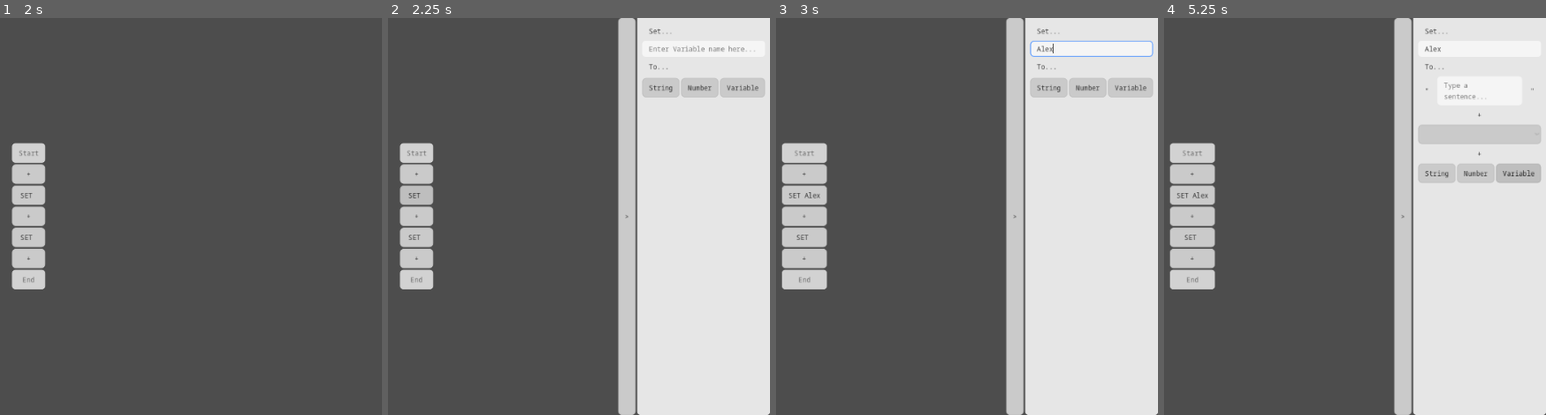
Above: before the commit, frames 1-4 (left to right).
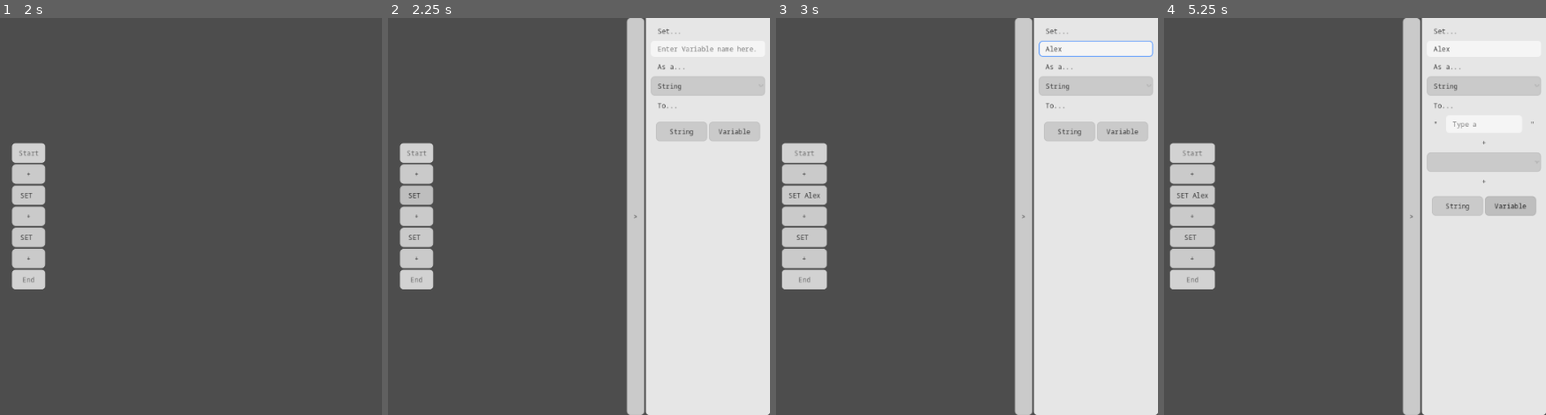
Above: after the commit, the same moments.

Repository: nstryder/raptor_zwei
Game: Godot game, scene res://src/main.tscn
The game is run twice, just before and just after one commit, with the same random seed, the same clock (stepped at 60 frames per second) and the same inputs.
Inputs (mouse positions are in pixels of both pictures, inside the frame that each line leads up to):
- Up to frame 1 (2 s): click "+" at 0.5 s; click "+" at 1.25 s
- Up to frame 2 (2.25 s): click "SET" at 2 s
- Up to frame 3 (3 s): click (1093, 49) at 2.77 s; type "Alex" at 2.85 s
- Up to frame 4 (5.25 s): click "String" at 3.5 s; click (1477, 133) at 4.25 s, where only the run before the commit has a clickable "Number"; click "Variable" at 5 s

Frame 1 is identical in both runs. In frame 2, 7.3% of the frame differs, in the area x 60-99%, y 0-100%; in frame 3, 7.3%; in frame 4, 11%.

Commit message:
Allow declaring variable type

Diff:
--- a/src/controls/panels/assignment_panel.gd
+++ b/src/controls/panels/assignment_panel.gd
@@ -6,6 +6,7 @@
 
 @onready var _variable_name: LineEdit = $VariableName
 @onready var _value_box: VBoxContainer = %ValueBox
+@onready var _type_lines: TabContainer = %TypeLines
 
 # TODO: Handle NumberValues
 func bind_symbol(selected_symbol: Main.Symbol) -> void:
@@ -61,3 +62,12 @@
 	var old_caret_column := _variable_name.caret_column
 	_variable_name.text = assignment_symbol.variable.name
 	_variable_name.caret_column = old_caret_column - (_new_text.length() - assignment_symbol.variable.name.length())
+
+
+func _on_option_button_item_selected(idx: int) -> void:
+	var assignment_symbol := symbol as Main.AssignmentSymbol
+	assignment_symbol.variable.type = idx as Main.Variable.Type
+	_type_lines.current_tab = idx
+	assignment_symbol.variable.values.clear()
+	for child in _value_box.get_children():
+		child.queue_free()
--- a/src/controls/panels/assignment_panel.tscn
+++ b/src/controls/panels/assignment_panel.tscn
@@ -17,32 +17,65 @@
 
 [node name="Label2" type="Label" parent="." index="2" unique_id=2033610111]
 layout_mode = 2
+text = "As a..."
+
+[node name="OptionButton" type="OptionButton" parent="." index="3" unique_id=1978900017]
+layout_mode = 2
+selected = 0
+item_count = 2
+popup/item_0/text = "String"
+popup/item_0/id = 0
+popup/item_1/text = "Number"
+popup/item_1/id = 1
+
+[node name="Label3" type="Label" parent="." index="4" unique_id=705934069]
+layout_mode = 2
 text = "To..."
 
-[node name="ValueBox" type="VBoxContainer" parent="." index="3" unique_id=140057557]
+[node name="ValueBox" type="VBoxContainer" parent="." index="5" unique_id=140057557]
 unique_name_in_owner = true
 layout_mode = 2
 
-[node name="ValueLine" type="HBoxContainer" parent="." index="4" unique_id=1731897755]
+[node name="TypeLines" type="TabContainer" parent="." index="6" unique_id=988675627]
+unique_name_in_owner = true
 layout_mode = 2
+current_tab = 0
+tabs_visible = false
+tab_focus_mode = 0
 
-[node name="ButtonString" type="Button" parent="ValueLine" index="0" unique_id=1428997738]
+[node name="StringLine" type="HBoxContainer" parent="TypeLines" index="1" unique_id=1731897755]
+layout_mode = 2
+metadata/_tab_index = 0
+
+[node name="ButtonString" type="Button" parent="TypeLines/StringLine" index="0" unique_id=1428997738]
 layout_mode = 2
 size_flags_horizontal = 3
 text = "String"
 
-[node name="ButtonNumber" type="Button" parent="ValueLine" index="1" unique_id=1876202396]
+[node name="ButtonVariable" type="Button" parent="TypeLines/StringLine" index="1" unique_id=1376628667]
+layout_mode = 2
+size_flags_horizontal = 3
+text = "Variable"
+
+[node name="NumberLine" type="HBoxContainer" parent="TypeLines" index="2" unique_id=1415108191]
+visible = false
+layout_mode = 2
+metadata/_tab_index = 1
+
+[node name="ButtonNumber" type="Button" parent="TypeLines/NumberLine" index="0" unique_id=1876202396]
 layout_mode = 2
 size_flags_horizontal = 3
 text = "Number
 "
 
-[node name="ButtonVariable" type="Button" parent="ValueLine" index="2" unique_id=1376628667]
+[node name="ButtonVariable" type="Button" parent="TypeLines/NumberLine" index="1" unique_id=1433854293]
 layout_mode = 2
 size_flags_horizontal = 3
 text = "Variable"
 
 [connection signal="text_changed" from="VariableName" to="." method="_on_variable_name_text_changed"]
-[connection signal="pressed" from="ValueLine/ButtonString" to="." method="_on_button_string_pressed"]
-[connection signal="pressed" from="ValueLine/ButtonNumber" to="." method="_on_button_number_pressed"]
-[connection signal="pressed" from="ValueLine/ButtonVariable" to="." method="_on_button_variable_pressed"]
+[connection signal="item_selected" from="OptionButton" to="." method="_on_option_button_item_selected"]
+[connection signal="pressed" from="TypeLines/StringLine/ButtonString" to="." method="_on_button_string_pressed"]
+[connection signal="pressed" from="TypeLines/StringLine/ButtonVariable" to="." method="_on_button_variable_pressed"]
+[connection signal="pressed" from="TypeLines/NumberLine/ButtonNumber" to="." method="_on_button_number_pressed"]
+[connection signal="pressed" from="TypeLines/NumberLine/ButtonVariable" to="." method="_on_button_variable_pressed"]
--- a/src/controls/value_boxes/string_box.gd
+++ b/src/controls/value_boxes/string_box.gd
@@ -11,4 +11,3 @@
 
 func _on_string_input_text_changed(string_value: Main.StringValue) -> void:
 	string_value.value = string_input.text
-	print(string_value.get_value())
--- a/src/main.gd
+++ b/src/main.gd
@@ -43,6 +43,10 @@
 #endregion
 
 class Variable:
+	enum Type {
+		STRING,
+		NUMBER
+	}
 	signal name_changed(new_value: String)
 	var name: String:
 		set(value):
@@ -53,7 +57,6 @@
 			var regex := RegEx.create_from_string("[^A-Za-z0-9_]")
 			var result := regex.search(name)
 			if result:
-				print(result.get_string())
 				name = name.remove_chars(result.get_string())
 
 			# No numbers allowed at start
@@ -64,6 +67,7 @@
 
 			name_changed.emit(name)
 	var values: Array[Value]
+	var type: Type
 
 
 var main_chart: Array[Symbol] = [
